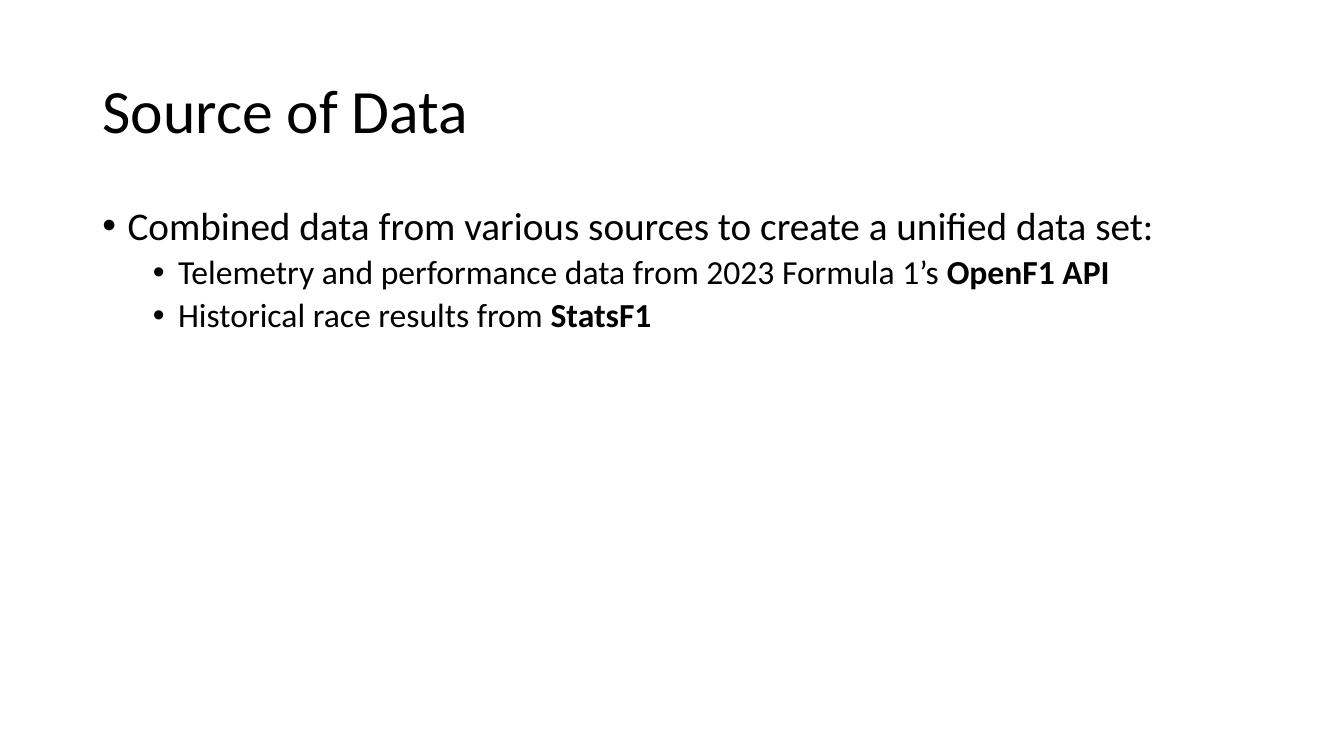
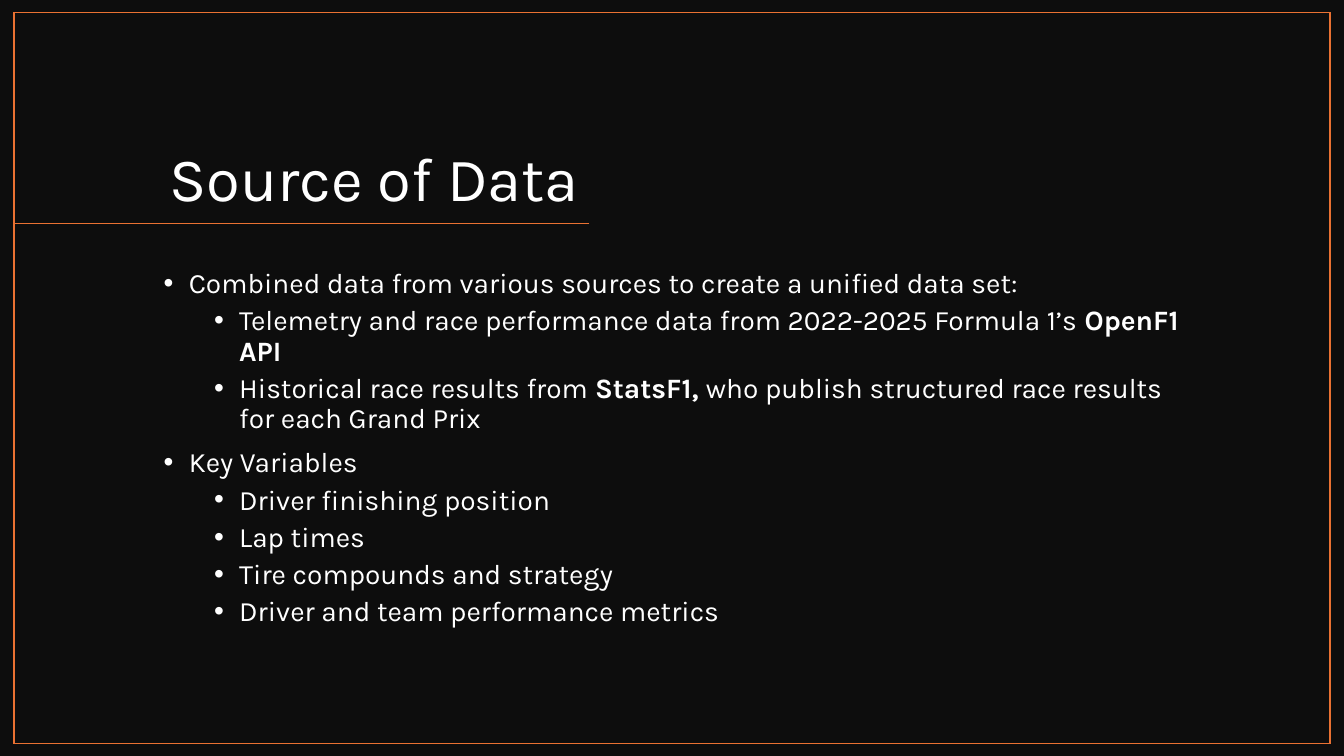
Before and after one commit to minhmgnvo/dsci511-group-assignment, a slide deck: slide 5 of Project-Presentation-Template.pptx (slide 4 before the commit). Drawn at 1344x756 pixels with LibreOffice and Linux fonts; fonts in the diff are those of the drawing. Boxes give left, top, right and bottom in pixels: in the first picture for what was removed or moved away, otherwise in the second. Text is boxed around its words. In the diff, an @@ line names an element or a change of style, - is before the commit and + after.

```diff
--- a/Project-Presentation-Template.pptx
+++ b/Project-Presentation-Template.pptx
@@ rectangle added at bbox=[0, 0, 1344, 756], fill #0D0D0D @@
@@ rectangle added at bbox=[14, 13, 1331, 744], outline #E97132 1 pt @@
@@ title "Source of Data": place and size @@
-title "Source of Data" at bbox=[102, 90, 468, 134]
+title "Source of Data" at bbox=[169, 158, 579, 202]
@@ title "Source of Data" at bbox=[169, 158, 579, 202]: font Calibri to Karla, text colour #000000 to #FFFFFF; alignment left to right; vertical alignment middle to bottom @@
@@ line added from (590, 224) to (14, 224), #E97132 1 pt @@
@@ text "Combined data from various sources ...": place and size @@
-text "Combined data from various sources ..." at bbox=[128, 212, 1153, 328]
+text "Combined data from various sources ..." at bbox=[189, 273, 1179, 628]
@@ text at bbox=[189, 273, 1017, 294]: size 28 to 20 pt, font Calibri to Karla, text colour #000000 to #FFFFFF in "Combined data from various sources to create ..." @@
@@ text at bbox=[189, 310, 1179, 628]: text changed; size 24 to 20 pt; font Calibri to Karla; text colour #000000 to #FFFFFF @@
-  • Telemetry and performance data from 2023 Formula 1’s OpenF1 API
-  • Historical race results from StatsF1
+  • Telemetry and race performance data from 2022-2025 Formula 1’s OpenF1 API
+  • Historical race results from StatsF1, who publish structured race results for each Grand Prix
+• Key Variables
+  • Driver finishing position
+  • Lap times
+  • Tire compounds and strategy
+  • Driver and team performance metrics
```
Also in this commit, not shown: 6 other slides changed, 5 slides added, 3 slides removed.
